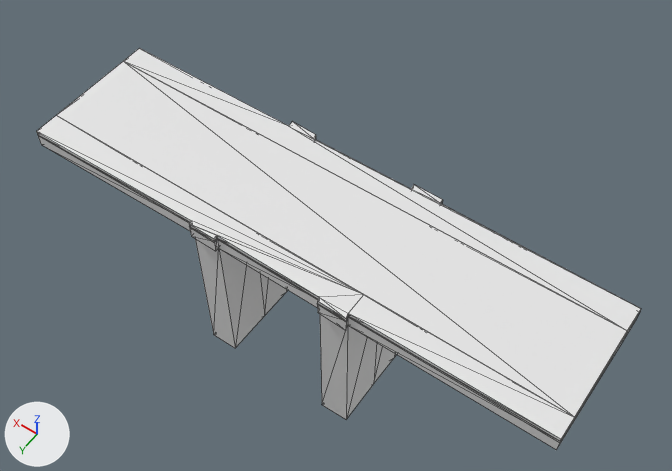
An edit to the glTF model models/dordrecht/dordrecht-brug-a7af285e/dordrecht-brug-a7af285e.glb, drawn before and after from the same camera.
Both versions are drawn from a 50 mm lens placed at (-17.7, 23.1, 35.7), pointed at (-0.8, -0.5, -1.5). The lights are fixed; the arrows at lower left show +X, +Y and +Z. The older version comes first. Mesh edges are drawn as thin lines.

The first picture shows 'building:pijler', 'building:pijler 2', 'road:dek', 'road:rijbaan lokale weg', 'road:voetpad', 'road:voetpad 2'.
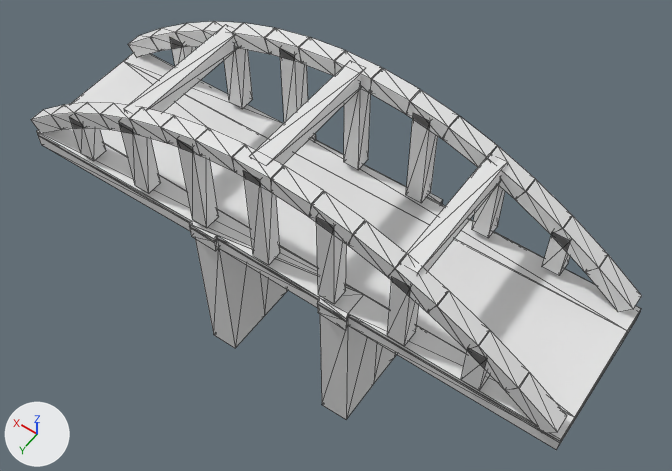
Boxes [x1, y1, x2, y2] around the edits, measured in the pictures (672 x 471 px):
'building:boog', added: after [31, 102, 567, 433]
'building:boog 2', added: after [128, 21, 642, 312]
'building:windverband', added: after [124, 24, 508, 275]

Edits to the bpy script that builds the scene:
```text
Add me_windverband:
    me_windverband.from_pydata(...)  # a box spanning x -7.8..-6.9, y -3.6..3.6, z 4.8..5.7; a box spanning x -0.3..0.6, y -3.6..3.6, z 6.3..7.2; a box spanning x 7.2..8.1, y -3.6..3.6, z 4.8..5.7
Add me_boog_2:
    me_boog_2.from_pydata(...)  # 176 vertices, 264 faces; spans x -15.1..15.5, y -4.1..-3.2, z 0.3..7.1
Add me_boog:
    me_boog.from_pydata(...)  # 176 vertices, 264 faces; spans x -15.1..15.5, y 3.2..4.1, z 0.3..7.1
Add ob_building_windverband:
    ob_building_windverband = bpy.data.objects.new('building:windverband', me_windverband)
    ob_building_windverband.location = (0.0, 0.0, 0.0)
Add ob_building_boog_2:
    ob_building_boog_2 = bpy.data.objects.new('building:boog 2', me_boog_2)
    ob_building_boog_2.location = (0.0, 0.0, 0.0)
Add ob_building_boog:
    ob_building_boog = bpy.data.objects.new('building:boog', me_boog)
    ob_building_boog.location = (0.0, 0.0, 0.0)
```
